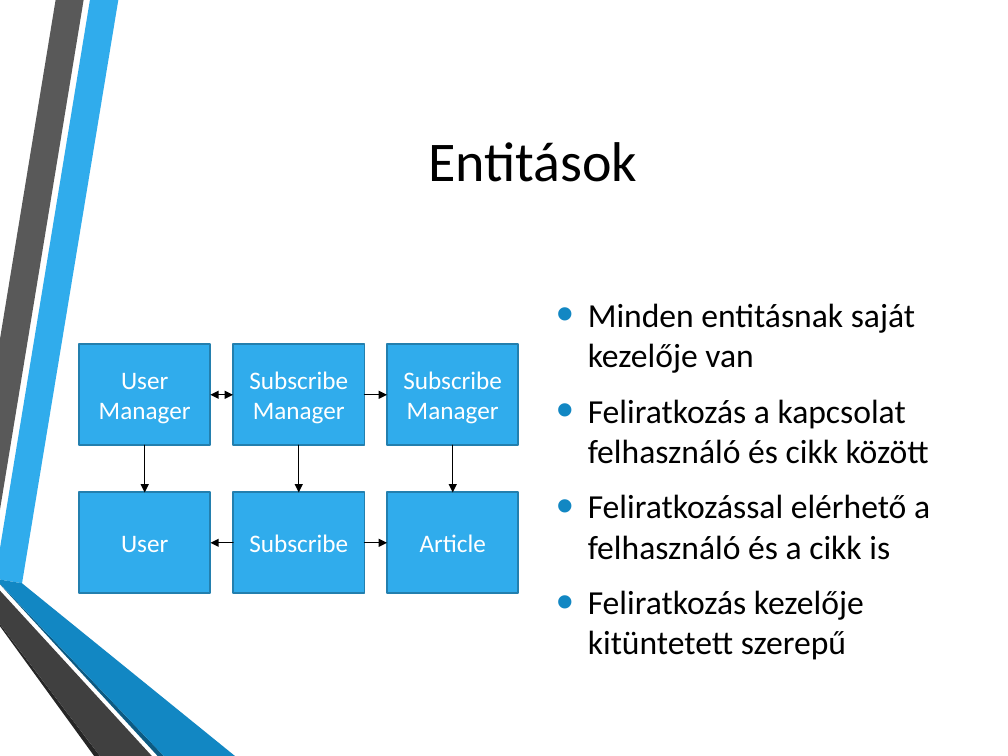
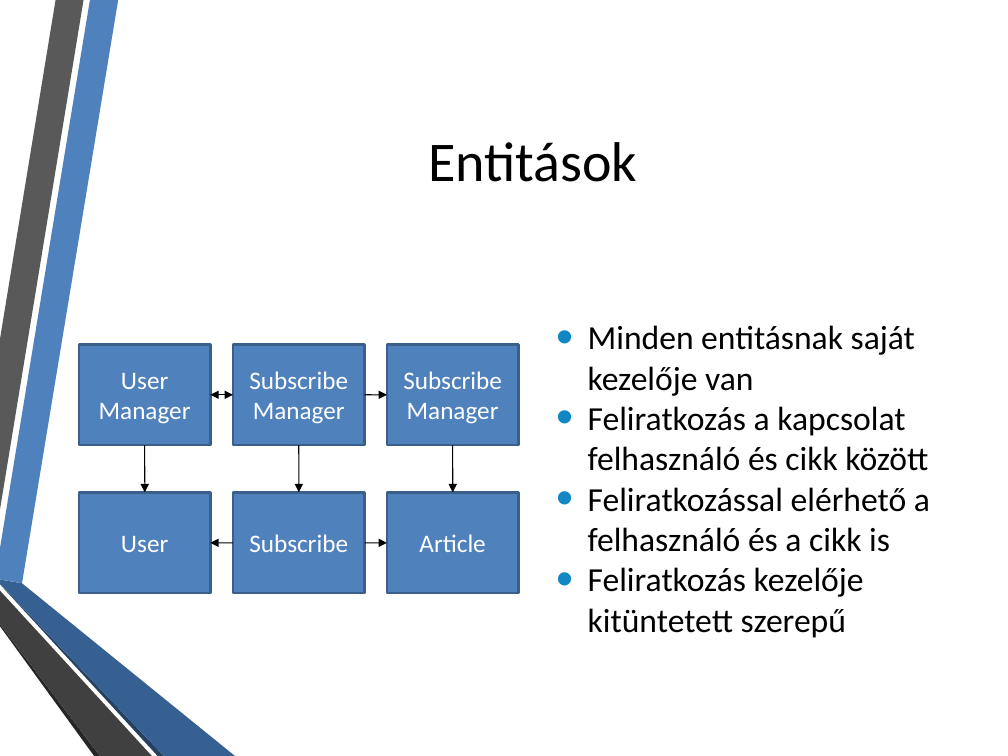
Before and after one commit to ldmnyblzs/FolloWiki, a slide deck: slide 5 of doc/FolloWiki.pptx. Drawn at 1008x756 pixels with LibreOffice and Linux fonts; fonts in the diff are those of the drawing; background and template pictures are left out. Boxes give left, top, right and bottom in pixels: in the first picture for what was removed or moved away, otherwise in the second. Text is boxed around its words. In the diff, an @@ line names an element or a change of style, - is before the commit and + after.

Commit message:
Finish presentation

```diff
--- a/doc/FolloWiki.pptx
+++ b/doc/FolloWiki.pptx
@@ freeform shape at bbox=[0, 0, 118, 584]: fill #30ACEC to #4F81BD @@
@@ text "Minden entitásnak saját kezelője van" at bbox=[588, 325, 930, 638]: less space between paragraphs @@
@@ fill #30ACEC to #4F81BD; outline #247FAF 1.25 pt to #3A5F8C 2 pt in 6 elements at bbox=[79, 493, 210, 594], bbox=[387, 493, 518, 594], bbox=[233, 493, 364, 594], bbox=[79, 345, 210, 446], bbox=[387, 345, 518, 446], bbox=[233, 345, 364, 446] @@
@@ double arrow removed from (211, 395) to (233, 395) @@
@@ freeform shape added at bbox=[211, 395, 233, 395], outline #000000 0.75 pt @@
@@ arrow removed from (365, 395) to (387, 395) @@
@@ freeform shape added at bbox=[365, 395, 387, 395], outline #000000 0.75 pt @@
@@ arrow removed from (145, 446) to (145, 493) @@
@@ freeform shape added at bbox=[145, 446, 145, 493], outline #000000 0.75 pt @@
@@ arrow removed from (298, 446) to (298, 493) @@
@@ freeform shape added at bbox=[298, 446, 298, 493], outline #000000 0.75 pt @@
@@ arrow removed from (453, 446) to (453, 493) @@
@@ freeform shape added at bbox=[453, 446, 453, 493], outline #000000 0.75 pt @@
@@ arrow removed from (233, 543) to (211, 543) @@
@@ freeform shape added at bbox=[211, 543, 233, 543], outline #000000 0.75 pt @@
@@ arrow removed from (365, 543) to (387, 543) @@
@@ freeform shape added at bbox=[365, 543, 387, 543], outline #000000 0.75 pt @@
@@ freeform shape at bbox=[0, 584, 164, 756]: fill #0C5A82 to #254061 @@
@@ freeform shape at bbox=[0, 580, 235, 756]: fill #1287C3 to #376092 @@
```
Also in this commit, not shown: 6 other slides changed, 5 slides added, 1 slide removed.
